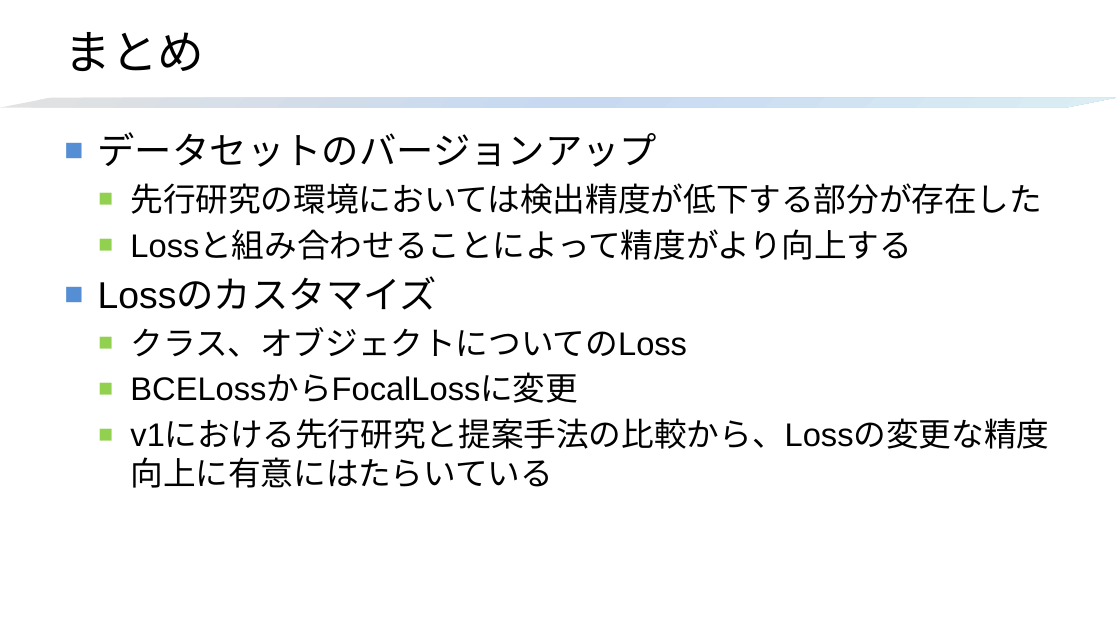
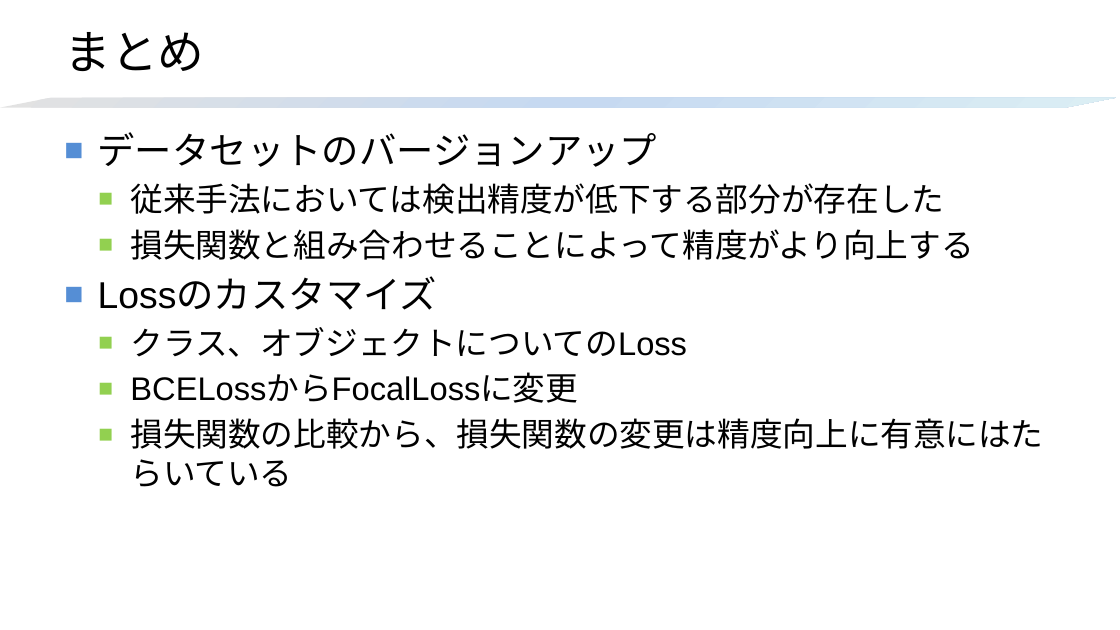
Before and after one commit to HagiriMigita/MDLab, a slide deck: slide 15 of kato.t2.pptx (slide 16 before the commit). Drawn at 1120x630 pixels with LibreOffice and Linux fonts; fonts in the diff are those of the drawing. Boxes give left, top, right and bottom in pixels: in the first picture for what was removed or moved away, otherwise in the second. Text is boxed around its words. In the diff, an @@ line names an element or a change of style, - is before the commit and + after.

```diff
--- a/kato.t2.pptx
+++ b/kato.t2.pptx
@@ text at (130, 183, 973, 260): text changed @@
-  ■ 先行研究の環境においては検出精度が低下する部分が存在した
-  ■ Lossと組み合わせることによって精度がより向上する
+  ■ 従来手法においては検出精度が低下する部分が存在した
+  ■ 損失関数と組み合わせることによって精度がより向上する
@@ text at (130, 418, 1043, 487): text changed @@
-  ■ v1における先行研究と提案手法の比較から、Lossの変更な精度向上に有意にはたらいている
+  ■ 損失関数の比較から、損失関数の変更は精度向上に有意にはたらいている
```
Also in this commit, not shown: 13 other slides changed, 2 slides added, 2 slides removed.
